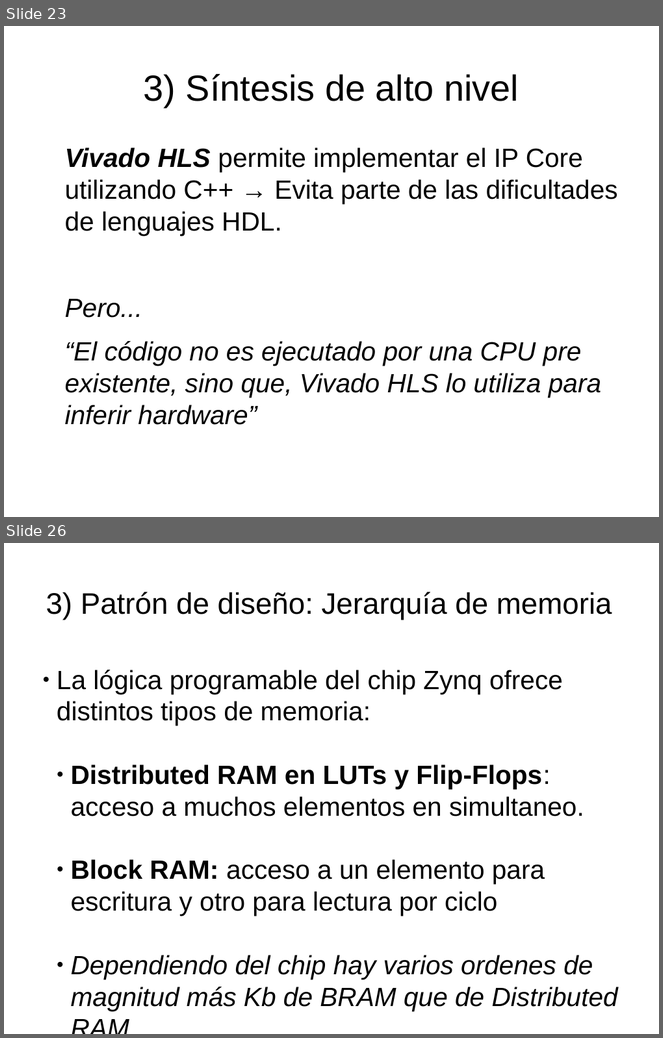
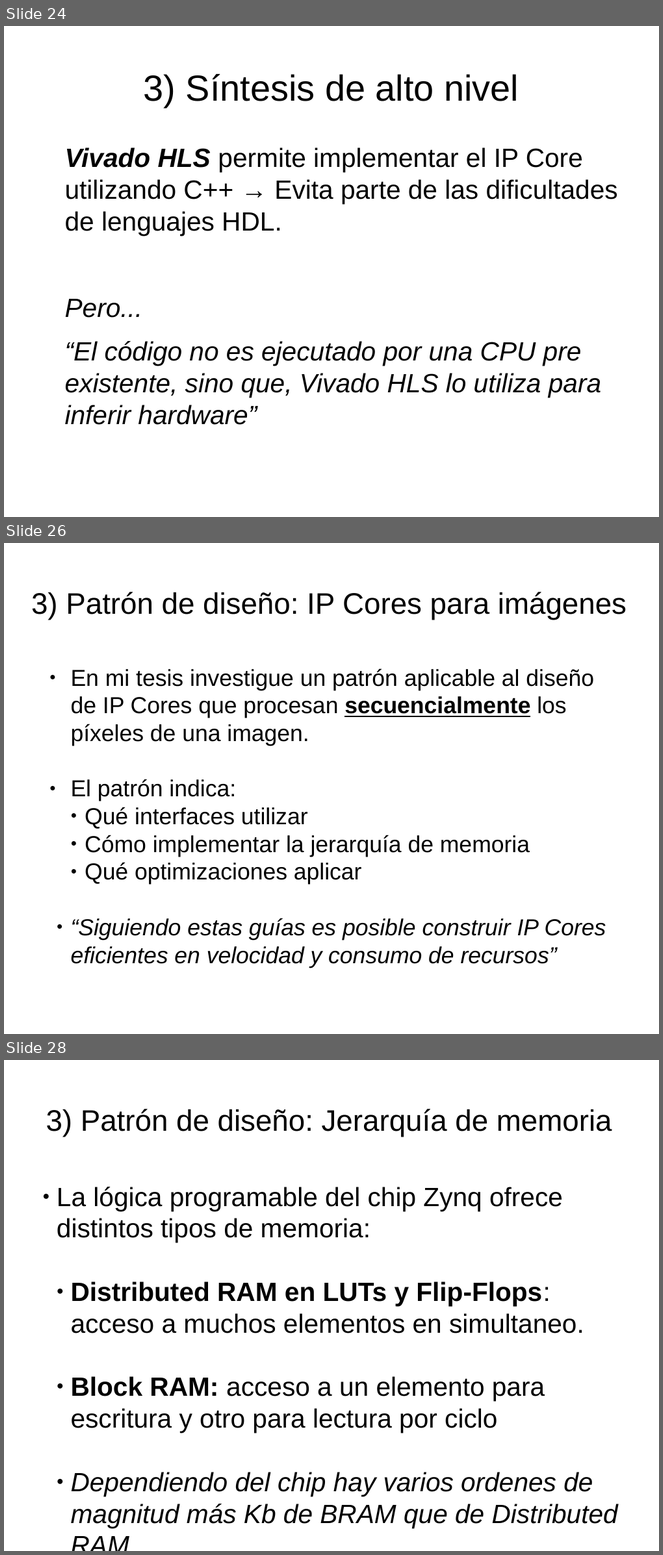
Before and after one commit to miguelgarcia/sase2017-hls-video, a slide deck: presentacion.odp. Shown one above the other, each under a label of ours: slides 23 and 26 before the commit, slides 24, 26 and 28 after it; the slides between them are not shown. The pictures are 663x1038 and 663x1555 pixels, drawn with LibreOffice and Linux fonts; fonts in the diff are those of the drawing. Boxes give left, top, right and bottom in pixels: in the first picture for what was removed or moved away, otherwise in the second. Text is boxed around its words. In the diff, an @@ line names an element or a change of style, - is before the commit and + after.

```diff
--- a/presentacion.odp
+++ b/presentacion.odp
@@ slide 26 added at [4, 543, 659, 1034], background #FFFFFF @@
@@ title added at [31, 592, 627, 620], 36 pt, text #000000 @@
+3) Patrón de diseño: IP Cores para imágenes
@@ rectangle added at [36, 660, 627, 1014], fill #FFFFFF, outline #FFFFFF 0 pt, 28 pt, text #000000 @@
+● En mi tesis investigue un patrón aplicable al diseño de IP Cores que procesan secuencialmente los píxeles de una imagen.
+● El patrón indica:
+    ● Qué interfaces utilizar
+    ● Cómo implementar la jerarquía de memoria
+    ● Qué optimizaciones aplicar
+  ● “Siguiendo estas guías es posible construir IP Cores eficientes en velocidad y consumo de recursos”
@@ what was slide 23 is now slide 24 @@
@@ what was slide 26 is now slide 28 @@
```
Also in this commit, not shown: 17 slides changed, 4 other slides added, 2 slides removed.
